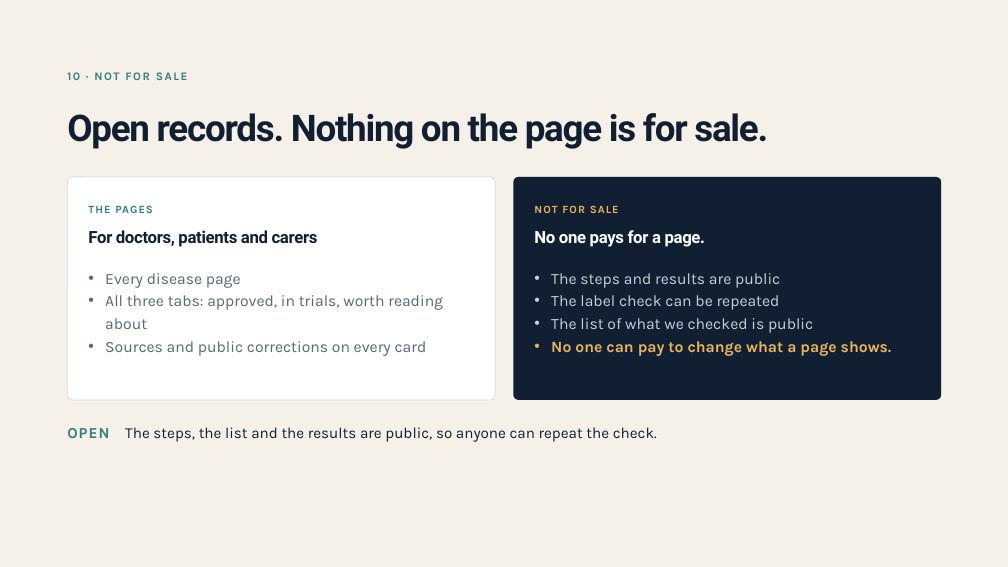
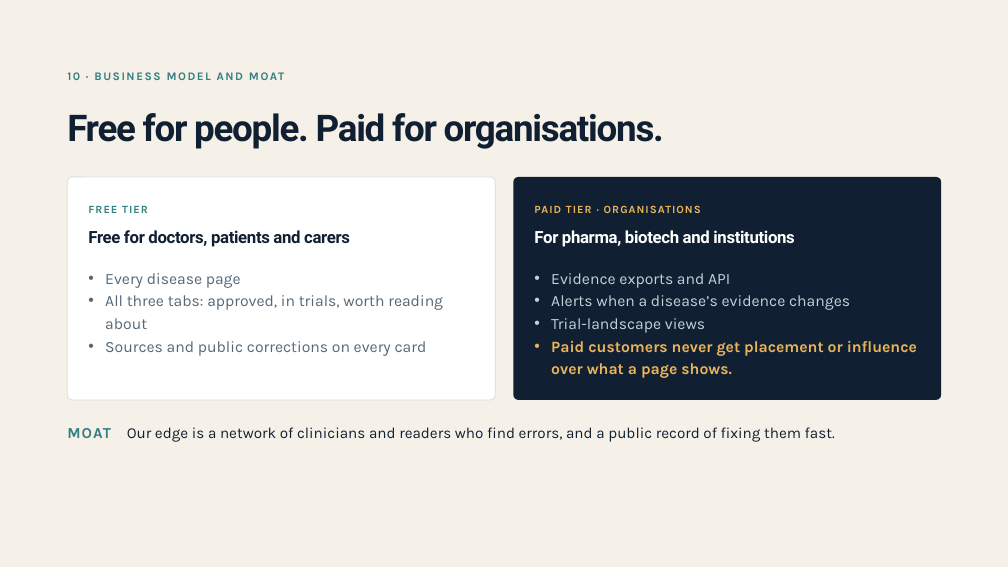
Before and after one commit to Moonlight-Clues/moonlight, a slide deck: slide 11 of docs/pitch/moonlight-deck-funders-19nov.pptx. Drawn at 1008x567 pixels with LibreOffice and Linux fonts; fonts in the diff are those of the drawing. Boxes give left, top, right and bottom in pixels: in the first picture for what was removed or moved away, otherwise in the second. Text is boxed around its words. In the diff, an @@ line names an element or a change of style, - is before the commit and + after.

```diff
--- a/docs/pitch/moonlight-deck-funders-19nov.pptx
+++ b/docs/pitch/moonlight-deck-funders-19nov.pptx
@@ text at (x1=67, y1=72, x2=187, y2=80): text changed @@
-10 · NOT FOR SALE
+10 · BUSINESS MODEL AND MOAT
@@ text at (x1=67, y1=113, x2=664, y2=149): text changed @@
-Open records. Nothing on the page is for sale.
+Free for people. Paid for organisations.
@@ text at (x1=88, y1=206, x2=148, y2=213): text changed @@
-THE PAGES
+FREE TIER
@@ text at (x1=534, y1=205, x2=701, y2=213): text changed @@
-NOT FOR SALE
+PAID TIER · ORGANISATIONS
@@ text at (x1=88, y1=230, x2=350, y2=247): text changed @@
-For doctors, patients and carers
+Free for doctors, patients and carers
@@ text at (x1=534, y1=230, x2=795, y2=247): text changed @@
-No one pays for a page.
+For pharma, biotech and institutions
@@ text at (x1=551, y1=273, x2=917, y2=378): text changed @@
-• The steps and results are public
-• The label check can be repeated
-• The list of what we checked is public
-• No one can pay to change what a page shows.
+• Evidence exports and API
+• Alerts when a disease’s evidence changes
+• Trial-landscape views
+• Paid customers never get placement or influence over what a page shows.
@@ text at (x1=67, y1=427, x2=835, y2=442): text changed @@
-OPEN The steps, the list and the results are public, so anyone can repeat the check.
+MOAT Our edge is a network of clinicians and readers who find errors, and a public record of fixing them fast.
```
Also in this commit, not shown: 6 other slides changed, 1 slide removed, 1 other file.
